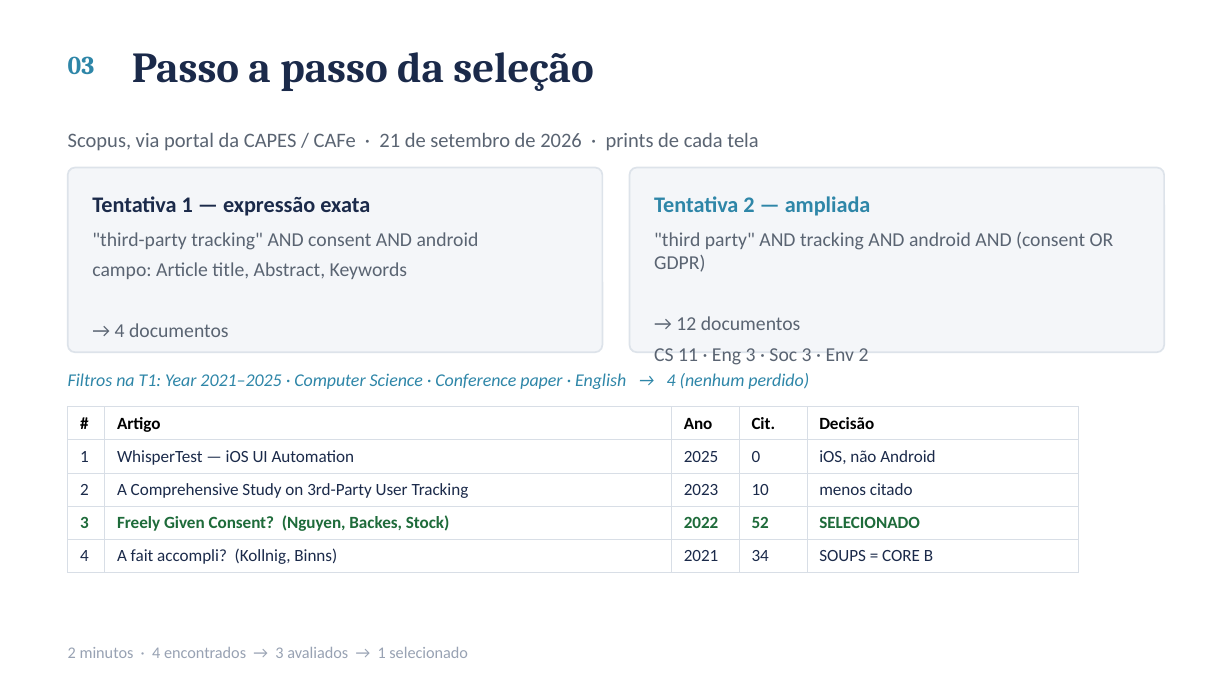
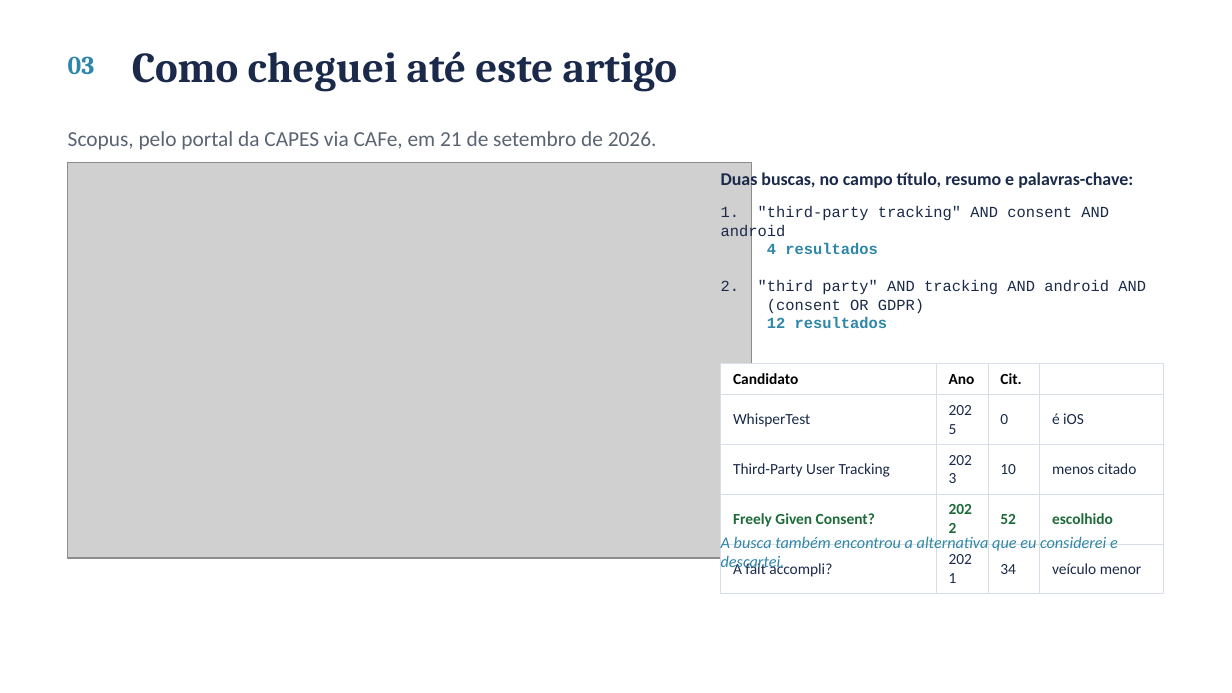
Before and after one commit to ClaudioAMF1/TCC, a slide deck: slide 4 of seminario/seminario-analise-de-artigo.pptx. Drawn at 1232x693 pixels with LibreOffice and Linux fonts; fonts in the diff are those of the drawing; grey boxes stand for pictures. Boxes give left, top, right and bottom in pixels: in the first picture for what was removed or moved away, otherwise in the second. Text is boxed around its words. In the diff, an @@ line names an element or a change of style, - is before the commit and + after.

```diff
--- a/seminario/seminario-analise-de-artigo.pptx
+++ b/seminario/seminario-analise-de-artigo.pptx
@@ text at box(132, 51, 677, 92): text changed @@
-Passo a passo da seleção
+Como cheguei até este artigo
@@ text at box(68, 131, 657, 150): text changed; size 12 to 12.5 pt @@
-Scopus, via portal da CAPES / CAFe · 21 de setembro de 2026 · prints de cada tela
+Scopus, pelo portal da CAPES via CAFe, em 21 de setembro de 2026.
@@ rounded rectangle removed at box(68, 168, 602, 352) @@
@@ picture added at box(68, 163, 752, 558) @@
@@ rounded rectangle removed at box(630, 168, 1164, 352) @@
@@ text added at box(721, 171, 1133, 191), 10.5 pt, text #1B2A4A, bold @@
+Duas buscas, no campo título, resumo e palavras-chave:
@@ text removed at box(92, 196, 370, 216) @@
-Tentativa 1 — expressão exata
@@ text removed at box(654, 196, 871, 216) @@
-Tentativa 2 — ampliada
@@ text at box(721, 206, 1146, 328): text changed; size 11.5 to 9 pt; font Calibri to Courier New; text colour #5A6472 to #1B2A4A @@
-"third-party tracking" AND consent AND android
-campo: Article title, Abstract, Keywords
-→ 4 documentos
+1. "third-party tracking" AND consent AND android
+4 resultados
+2. "third party" AND tracking AND android AND
+(consent OR GDPR)
+12 resultados
@@ text removed at box(654, 232, 1114, 365) @@
-"third party" AND tracking AND android AND (consent OR GDPR)
-→ 12 documentos
-CS 11 · Eng 3 · Soc 3 · Env 2
@@ text removed at box(68, 373, 809, 389) @@
-Filtros na T1: Year 2021–2025 · Computer Science · Conference paper · English → 4 (nenhum perdido)
@@ table at box(721, 363, 1163, 581) @@
-column 1: # | 1 | 2 | 3 | 4
-column 2: Artigo | WhisperTest — iOS UI Automation | A Comprehensive Study on 3rd-Party User Tracking | Freely Given Consent? (Nguyen, Backes, Stock) | A fait accompli? (Kollnig, Binns)
+column 1: Candidato | WhisperTest | Third-Party User Tracking | Freely Given Consent? | A fait accompli?
-column 5: Decisão | iOS, não Android | menos citado | SELECIONADO | SOUPS = CORE B
+column 4:  | é iOS | menos citado | escolhido | veículo menor
@@ table: place and size @@
-table at box(68, 407, 1078, 568)
+table at box(721, 363, 1163, 581)
@@ text added at box(721, 536, 1118, 572), 9.5 pt, text #2E86A8, italic @@
+A busca também encontrou a alternativa que eu considerei e descartei.
@@ text removed at box(68, 647, 468, 658) @@
-2 minutos · 4 encontrados → 3 avaliados → 1 selecionado
```
Also in this commit, not shown: 14 other slides changed, 3 other files.
